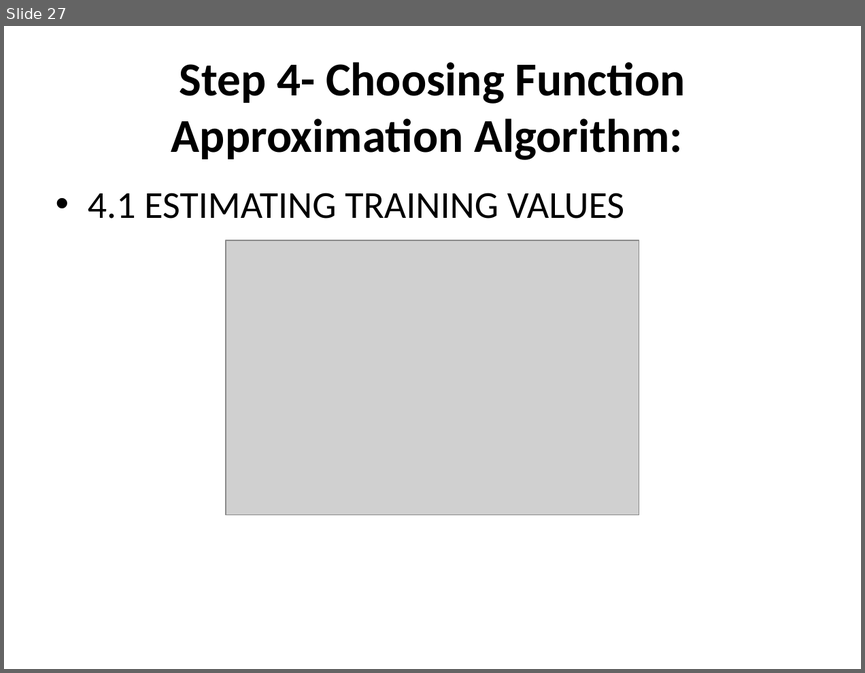
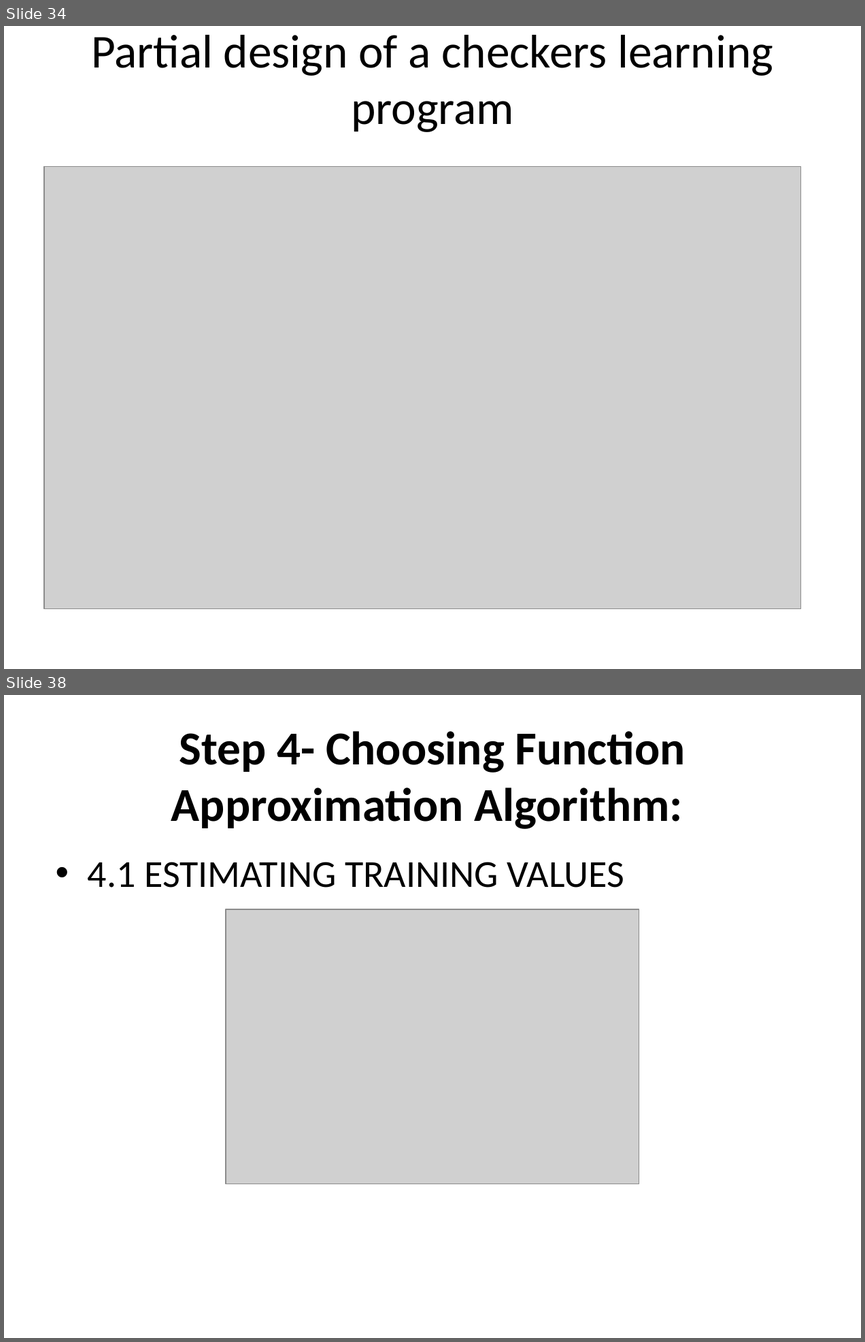
Before and after one commit to devipriyak/AI_ml-iv-sem-21-batch, a slide deck: Unit-4.pptx. Shown one above the other, each under a label of ours: slide 27 before the commit, slides 34 and 38 after it; the slides between them are not shown. The pictures are 865x673 and 865x1342 pixels, drawn with LibreOffice and Linux fonts; fonts in the diff are those of the drawing; grey boxes stand for pictures. Boxes give left, top, right and bottom in pixels: in the first picture for what was removed or moved away, otherwise in the second. Text is boxed around its words. In the diff, an @@ line names an element or a change of style, - is before the commit and + after.

```diff
--- a/Unit-4.pptx
+++ b/Unit-4.pptx
@@ slide 34 added at bbox=[4, 26, 861, 669], background #FFFFFF @@
@@ title added at bbox=[91, 35, 773, 132], 39.6 pt, text #000000 @@
+Partial design of a checkers learning program
@@ picture added at bbox=[44, 167, 801, 609] @@
@@ what was slide 27 is now slide 38 @@
```
Also in this commit, not shown: 7 slides changed, 15 other slides added.
